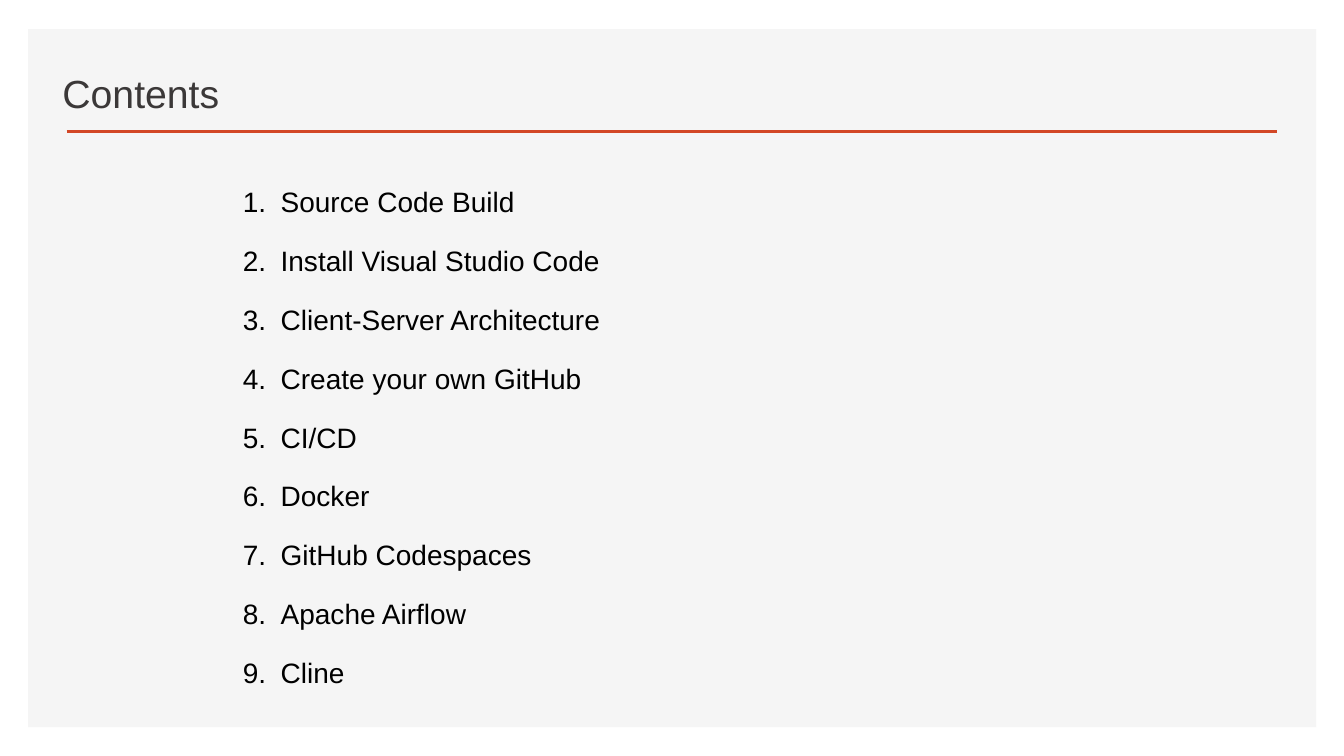
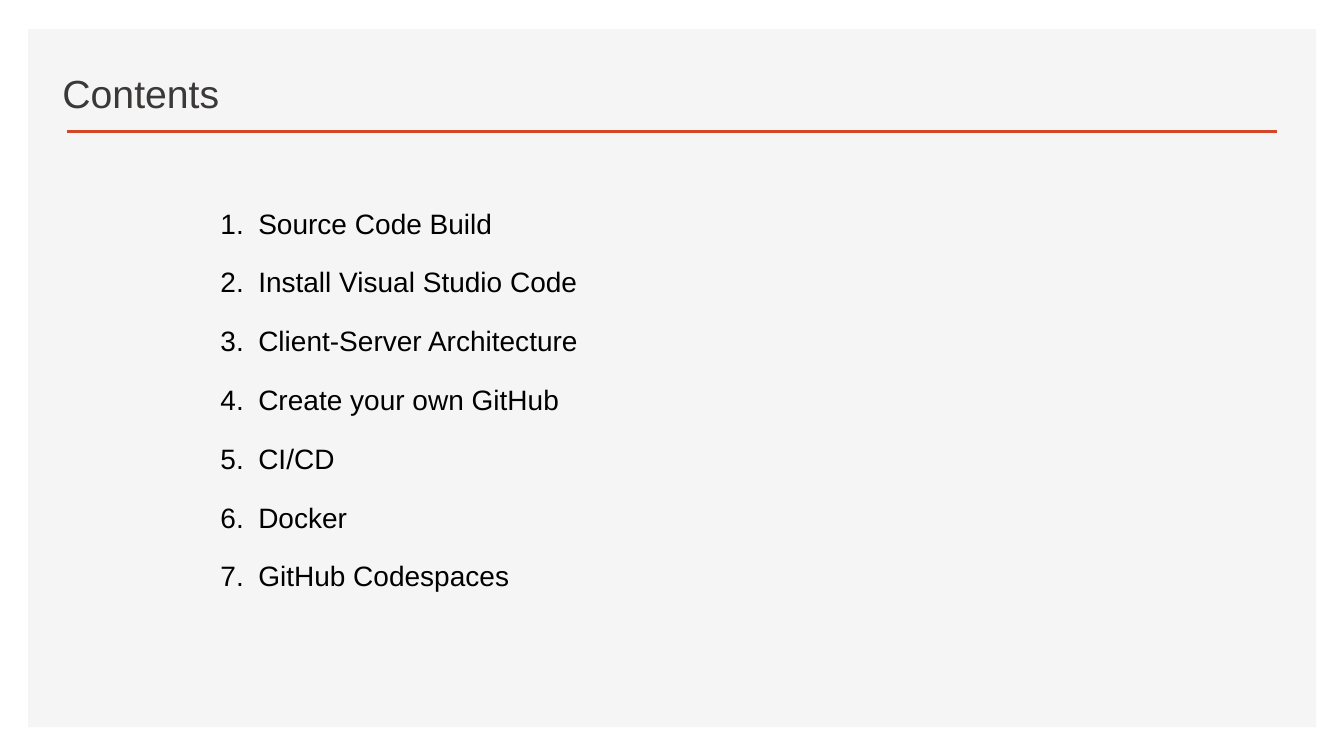
Before and after one commit to ancestor9/2026_Fall_AI-Workflow, a slide deck: slide 7 of PPTs/00_App Deployment.pptx. Drawn at 1344x756 pixels with LibreOffice and Linux fonts; fonts in the diff are those of the drawing; background and template pictures are left out. Boxes give left, top, right and bottom in pixels: in the first picture for what was removed or moved away, otherwise in the second. Text is boxed around its words. In the diff, an @@ line names an element or a change of style, - is before the commit and + after.

```diff
--- a/PPTs/00_App Deployment.pptx
+++ b/PPTs/00_App Deployment.pptx
@@ text "Source Code Build": place and size @@
-text "Source Code Build" at (281,191,600,684)
+text "Source Code Build" at (258,213,578,592)
@@ text at (281,603,466,684): paragraphs removed @@
-8. Apache Airflow
-9. Cline
```
Also in this commit, not shown: 19 slides removed.
